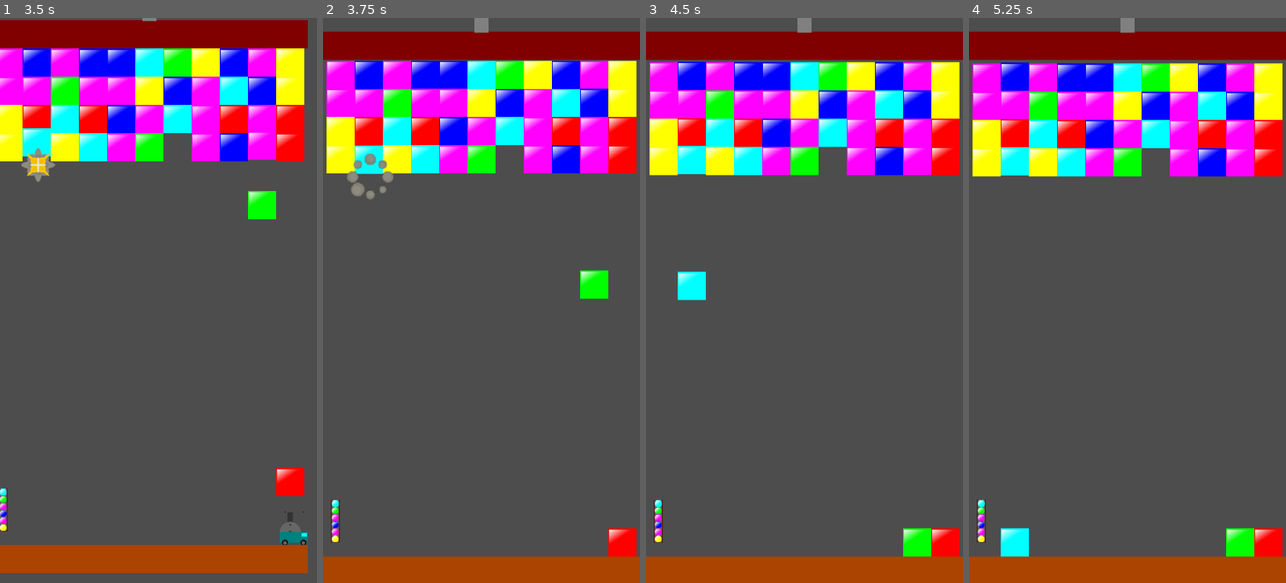
Above: before the commit, frames 1-4 (left to right).
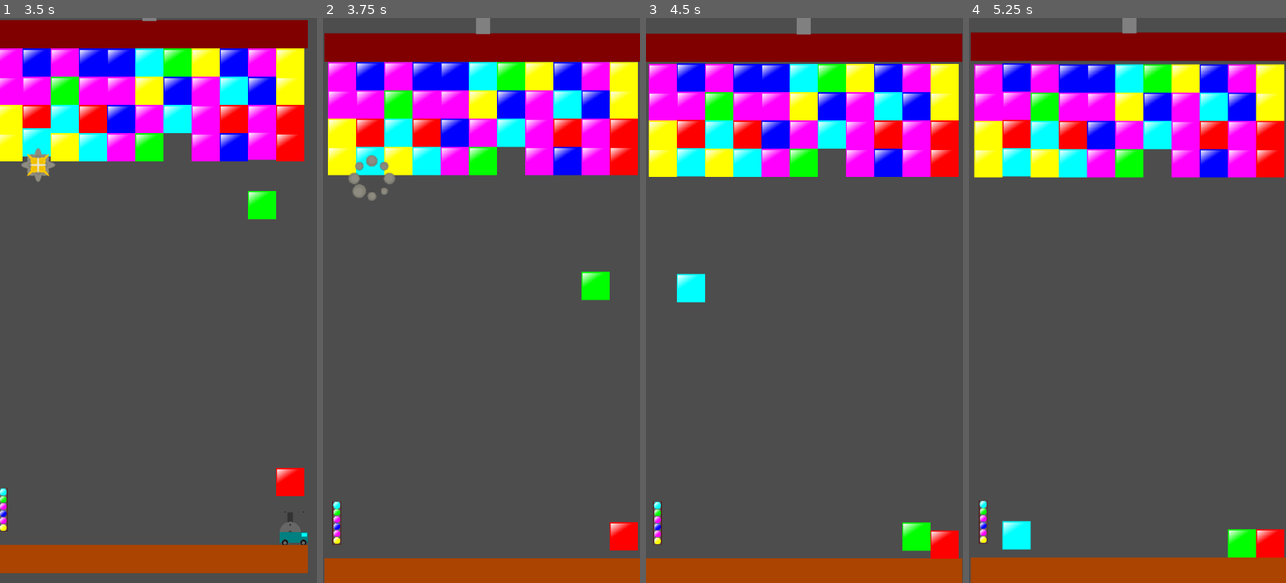
Above: after the commit, the same moments.

Repository: JamesElison/Escape_The_Press
Game: Godot game, scene res://core/scenes/levels/test_area.tscn
Two runs of this game, one before a commit and one after it. Both use one fixed random seed, a clock stepped at 60 frames per second and the inputs below.
Inputs (mouse positions are in pixels of both pictures, inside the frame that each line leads up to):
- Up to frame 1 (3.5 s): tap Enter at 0.5 s; move the mouse to (228, 272) at 0.52 s; hold D (right) 0.53-2.03 s; click (228, 272) at 0.6 s; move the mouse to (95, 328) at 1.27 s; click (95, 328) at 1.35 s; move the mouse to (190, 176) at 2.02 s; hold A (left) 2.03-2.78 s; click (190, 176) at 2.1 s; move the mouse to (142, 413) at 2.77 s; hold D (right) from 2.78 s (still down); click (142, 413) at 2.85 s
- Up to frame 2 (3.75 s): keep holding D (right); move the mouse to (576, 385) at 3.52 s; click (576, 385) at 3.6 s
- Up to frame 3 (4.5 s): move the mouse to (709, 215) at 4.27 s; release D (right) at 4.28 s; hold A (left) from 4.28 s (still down); click (709, 215) at 4.35 s
- Up to frame 4 (5.25 s): move the mouse to (1143, 300) at 5.02 s; release A (left) at 5.03 s; hold D (right) from 5.03 s (still down); click (1143, 300) at 5.1 s

Frame 1 is identical in both runs. In frame 2, 8.2% of the frame differs, in the area x 0-100%, y 0-100%; in frame 3, 5.4%; in frame 4, 8.0%.

Commit message:
Os blocos tremem a tela ao colidir em Floor

Diff:
--- a/core/entities/enemies/block.tscn
+++ b/core/entities/enemies/block.tscn
@@ -65,5 +65,4 @@
 root_node = NodePath("../BlockSprite")
 libraries/ = SubResource("AnimationLibrary_irl8d")
 
-[connection signal="body_entered" from="." to="." method="_on_body_entered"]
 [connection signal="timeout" from="BlockTimer" to="." method="_on_block_timer_timeout"]
--- a/core/scripts/block.gd
+++ b/core/scripts/block.gd
@@ -6,6 +6,7 @@
 var affected_block: bool = false: set = set_affected_block
 var droped_block: bool = false: set = set_droped_block
 var block_color = 0: set = set_block_color
+var has_landed: bool = false # Impede que o impacto no chão rode múltiplas vezes
 
 # Variável para guardar a posição do bloco logo antes de ele cair
 var spawn_position: Vector2
@@ -28,6 +29,23 @@
 func _ready() -> void:
 	var random_index = randi() % block_colors.size()
 	self.block_color = random_index
+
+	# Configura o RigidBody2D para monitorar colisões físicas
+	contact_monitor = true
+	max_contacts_reported = 4
+	body_entered.connect(_on_body_entered)
+
+func _on_body_entered(body: Node) -> void:
+	# Só processa o impacto no chão se o bloco já tiver sido solto (droped_block) e ainda não tiver pousado
+	if droped_block and not has_landed and body.name == "Floor":
+		has_landed = true
+
+		# Aplica o impacto desejado
+		affected_block = true
+
+		# Opcional: destrói o bloco logo após o impacto no chão
+		# destroy_with_delay()
+
 
 func play_impact_animation() -> void:
 	if block_anim:
@@ -97,9 +115,3 @@
 
 func _on_block_timer_timeout() -> void:
 	queue_free()
-
-
-func _on_body_entered(body: Node) -> void:
-	if body.name == "Floor":
-		play_impact_animation()
-		EventBus.camera_shake_requested.emit(40.0, 0.2)
